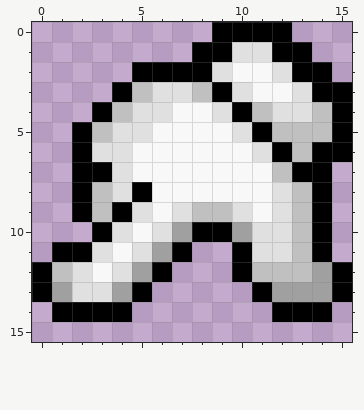
Two states of a pixel-art sprite, sprites/hand2.png. Above: the version before the commit.
The file is 16x16 pixels.
The result:
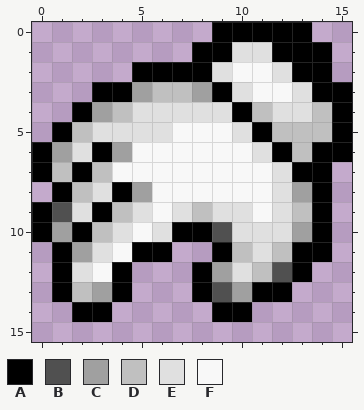
Palette (. is transparent): A #000000  B #505050  C #a0a0a0  D #c0c0c0  E #e0e0e0  F #f8f8f8
What changed:
{"y":0,"x":13,"old":".","new":"A"}
{"y":1,"x":14,"old":".","new":"A"}
{"y":3,"x":3,"old":".","new":"A"}
{"y":3,"x":5,"old":"DEED","new":"CDDC"}
{"y":4,"x":2,"old":".A","new":"AC"}
{"y":4,"x":7,"old":"FF","new":"EE"}
{"y":5,"x":1,"old":".AD","new":"ADE"}
{"y":5,"x":6,"old":"F","new":"E"}
{"y":6,"x":0,"old":"..AEE","new":"ACEAC"}
{"y":7,"x":0,"old":"..","new":"AD"}
{"y":7,"x":3,"old":"AE","new":"DF"}
{"y":7,"x":12,"old":"D","new":"E"}
{"y":8,"x":1,"old":".ADEA","new":"ADEAC"}
{"y":8,"x":13,"old":"D","new":"C"}
{"y":9,"x":0,"old":"..ADA","new":"ABEAD"}
{"y":9,"x":9,"old":"D","new":"E"}
{"y":10,"x":0,"old":"...A","new":"ACAD"}
{"y":10,"x":7,"old":"C","new":"A"}
{"y":10,"x":9,"old":"AC","new":"BE"}
{"y":10,"x":13,"old":"D","new":"C"}
{"y":11,"x":2,"old":"A","new":"C"}
{"y":11,"x":5,"old":"ECA","new":"AA."}
{"y":11,"x":9,"old":".A","new":"AD"}
{"y":11,"x":12,"old":"ED","new":"DA"}
{"y":12,"x":0,"old":"AD","new":".A"}
{"y":12,"x":4,"old":"ECA","new":"A.."}
{"y":12,"x":8,"old":"..A","new":"ACE"}
{"y":12,"x":12,"old":"DDCA","new":"BA.."}
{"y":13,"x":0,"old":"ACEECA","new":".ADCA."}
{"y":13,"x":8,"old":"...","new":"ABC"}
{"y":13,"x":12,"old":"CCCA","new":"A..."}
{"y":14,"x":1,"old":"A","new":"."}
{"y":14,"x":4,"old":"A","new":"."}
{"y":14,"x":9,"old":"..","new":"AA"}
{"y":14,"x":12,"old":"AAA","new":"..."}
{"label":"added","picture_box":[292,22,332,62]}
{"label":"changed","picture_box":[32,82,352,322]}
